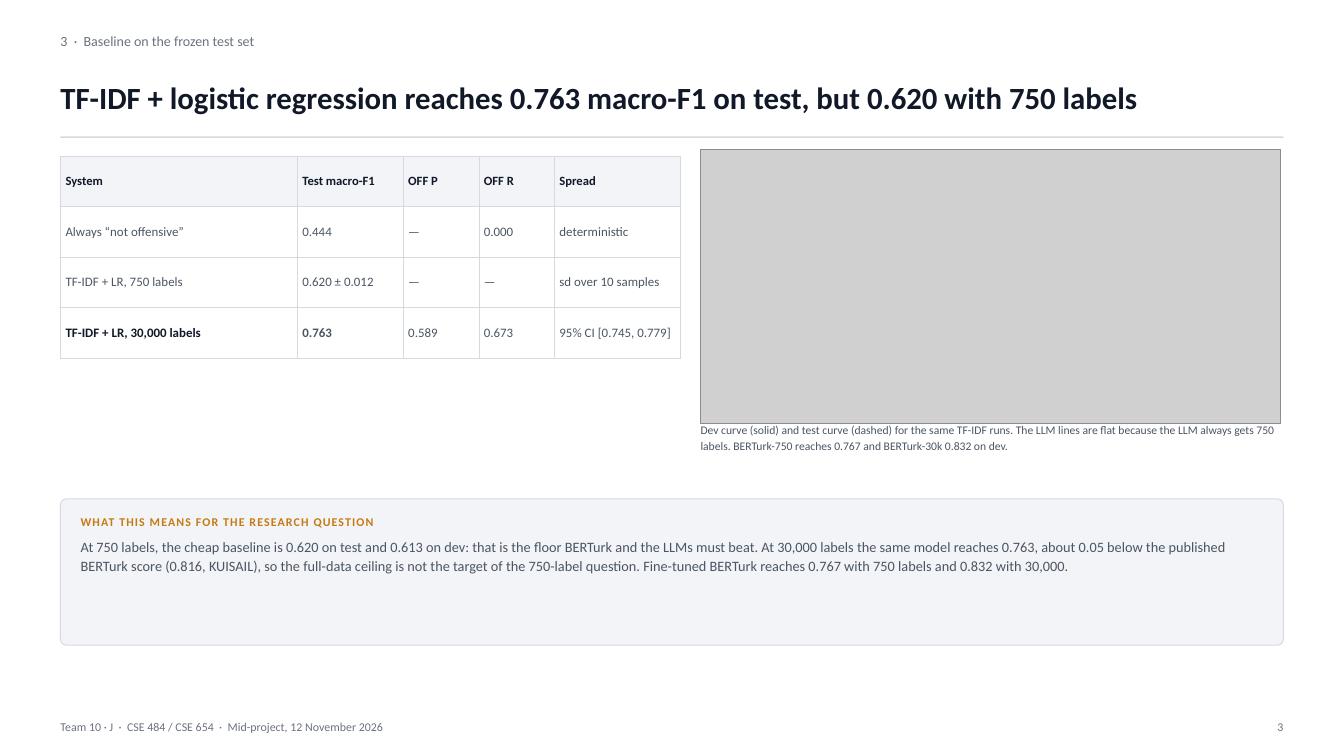
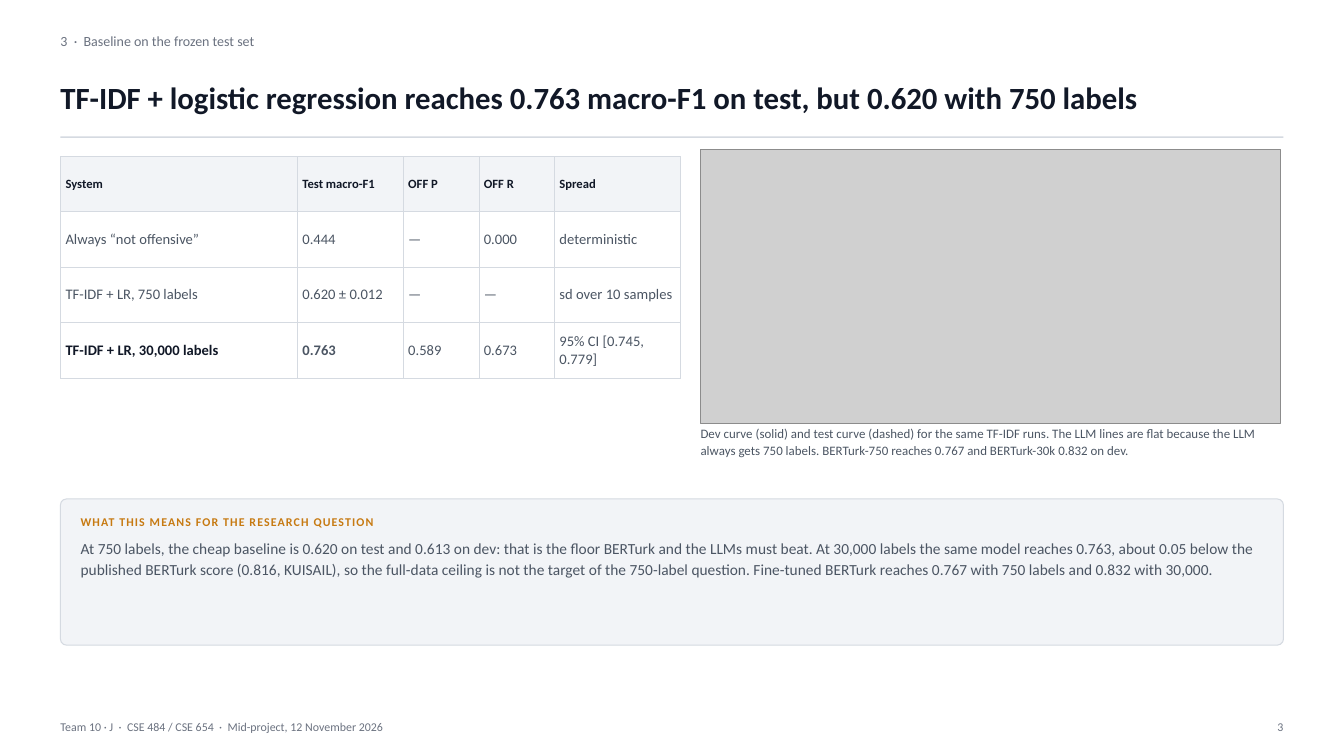
Before and after one commit to VesileHann/offenseval-tr-midproject, a slide deck: slide 3 of paper/Team10_MidProject.pptx. Drawn at 1344x756 pixels with LibreOffice and Linux fonts; fonts in the diff are those of the drawing; grey boxes stand for pictures. Boxes give left, top, right and bottom in pixels: in the first picture for what was removed or moved away, otherwise in the second. Text is boxed around its words. In the diff, an @@ line names an element or a change of style, - is before the commit and + after.

Commit message:
paper: improve slide typography and align with fine-tuning results

```diff
--- a/paper/Team10_MidProject.pptx
+++ b/paper/Team10_MidProject.pptx
@@ table at [60,156,681,370] @@
@@ size 9.2 to 10.4 pt in "Always “not offensive”", "0.444", "—", "0.000" and 11 more places @@
@@ text "Dev curve (solid) and test ..." at [701,429,1255,457]: size 8.3 to 9.2 pt @@
@@ text "At 750 labels, the cheap ..." at [81,543,1253,578]: size 10.2 to 11 pt @@
```
Also in this commit, not shown: 13 other slides changed, 1 other file.
